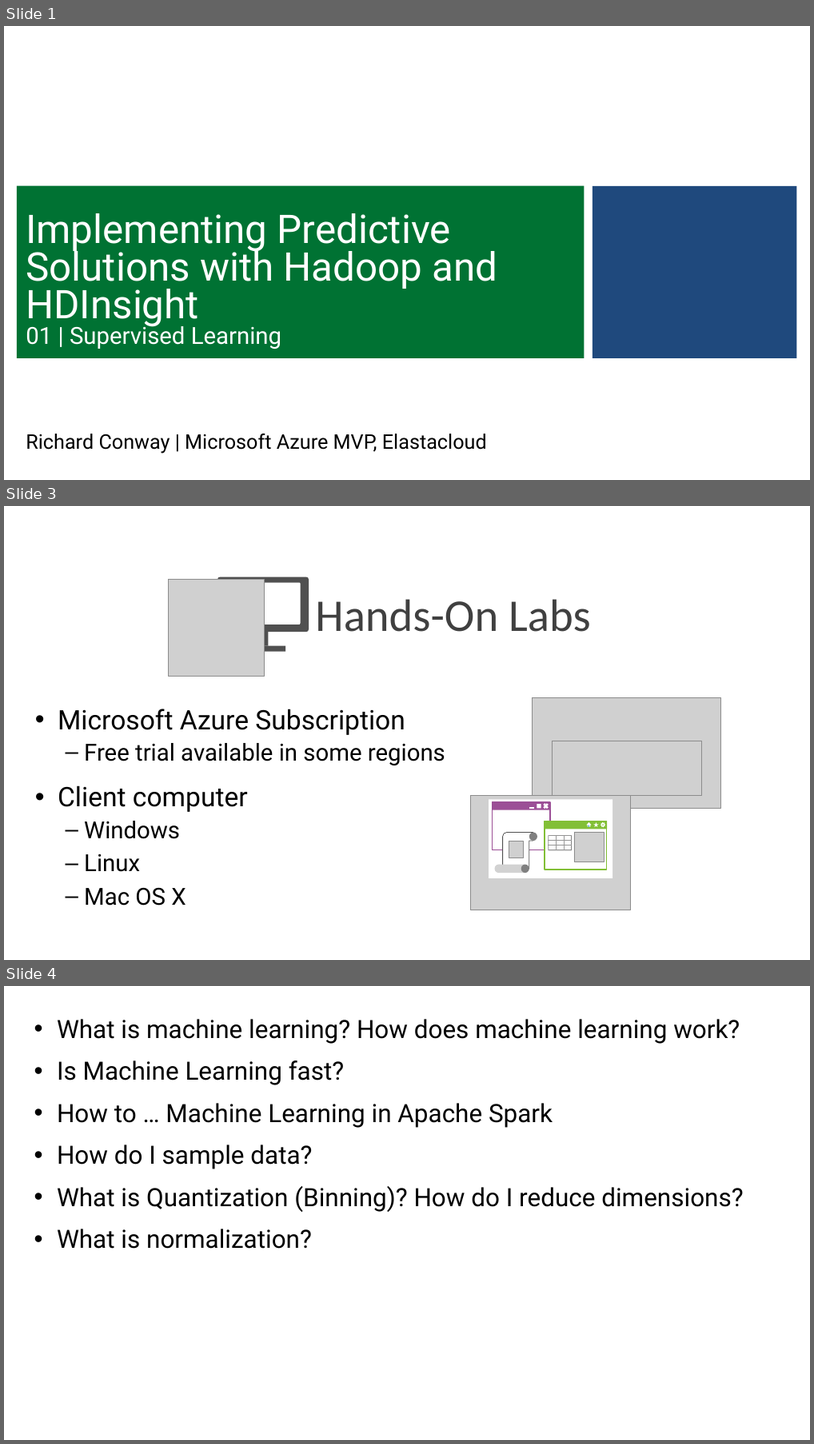
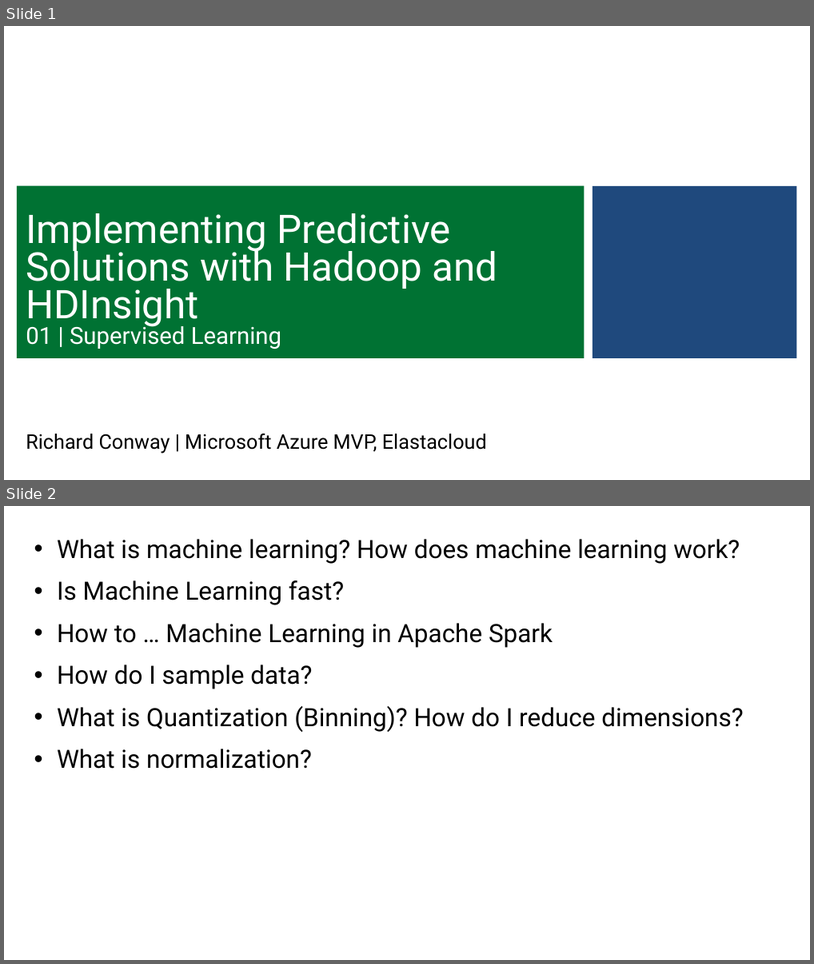
Before and after one commit to ccgcyber/Predictive-Analytics-with-Spark-in-HDInsight, a slide deck: PPT/Module 2.pptx. Shown one above the other, each under a label of ours: slides 1, 3 and 4 before the commit, slides 1 and 2 after it; the slides between them are not shown. The pictures are 814x1444 and 814x964 pixels, drawn with LibreOffice and Linux fonts; fonts in the diff are those of the drawing; grey boxes stand for pictures; background and template pictures are left out. Boxes give left, top, right and bottom in pixels: in the first picture for what was removed or moved away, otherwise in the second. Text is boxed around its words. In the diff, an @@ line names an element or a change of style, - is before the commit and + after.

Commit message:
Remove slides

```diff
--- a/PPT/Module 2.pptx
+++ b/PPT/Module 2.pptx
@@ slide 3 removed at (4,506,810,960), background #FFFFFF @@
@@ picture removed at (169,579,264,676) @@
@@ group removed at (218,576,591,651): 2 rectangles, 2 freeform shapes, 1 text @@
-Hands-On Labs
@@ text removed at (58,708,446,905) @@
-• Microsoft Azure Subscription
-  – Free trial available in some regions
-• Client computer
-  – Windows
-  – Linux
-  – Mac OS X
@@ picture removed at (533,698,722,808) @@
@@ picture removed at (552,740,702,795) @@
@@ group removed at (471,795,631,909): 10 rectangles, 7 lines, 4 freeform shapes, 3 pictures, 3 ellipses, 1 triangle, 1 star @@
@@ what was slide 4 is now slide 2 @@
```
Also in this commit, not shown: 1 other slide removed, 3 other files.
